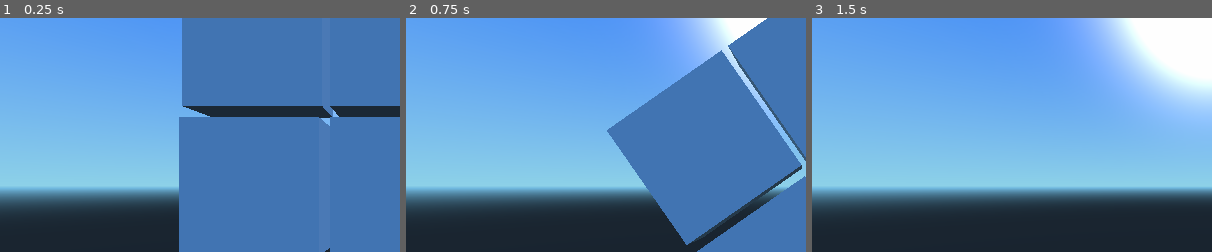
Above: before the commit, frames 1-3 (left to right).
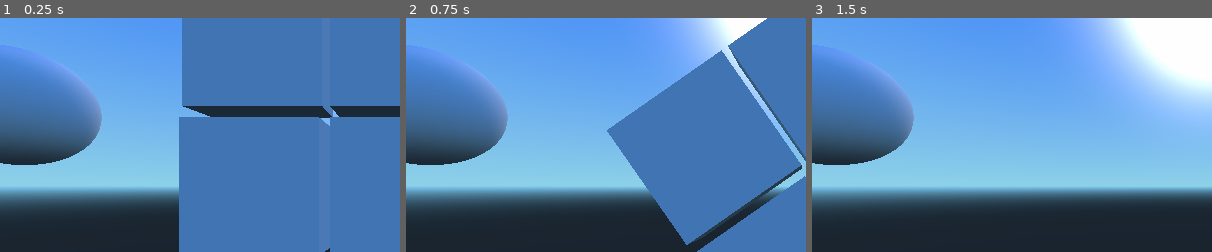
Above: after the commit, the same moments.

Repository: 9volt/ld43
Game: Godot game, scene res://joseph_play.tscn
Two runs of this game, one before a commit and one after it. Both use one fixed random seed, a clock stepped at 60 frames per second and the inputs below. The project has no main scene, so this scene is started directly.
Inputs:
- Up to frame 1 (0.25 s): no input
- Up to frame 2 (0.75 s): tap Enter at 0.5 s; hold D (translate_right) from 0.53 s (still down); hold E (rotate_clockwise) from 0.53 s (still down)
- Up to frame 3 (1.5 s): release D (translate_right) at 1.28 s; release E (rotate_clockwise) at 1.28 s; hold S (translate_down) from 1.28 s (still down); tap Q (rotate_widdershins) at 1.35 s
The pictures show only the part of the screen within x 0-50%, y 14-64%; the shares and areas given below are measured in that part.

The runs differ from the first frame. In frame 1, 9.2% of the frame differs, in the area x 0-26%, y 14-63%; in frame 2, 9.2%; in frame 3, 9.2%.

Commit message:
added fake astroid to play scene

Diff:
--- a/Component.gd
+++ b/Component.gd
@@ -20,4 +20,4 @@
 func _on_Component_body_entered(body):
 	hide()
 	emit_signal("hit")
-	CollisionShape.disabled = true
+	$CollisionShape.disabled = true
--- a/joseph_play.tscn
+++ b/joseph_play.tscn
@@ -1,6 +1,19 @@
-[gd_scene load_steps=2 format=2]
+[gd_scene load_steps=4 format=2]
 
 [ext_resource path="res://Ship.tscn" type="PackedScene" id=1]
+
+[sub_resource type="SphereMesh" id=1]
+
+custom_aabb = AABB( 0, 0, 0, 0, 0, 0 )
+radius = 1.0
+height = 2.0
+radial_segments = 64
+rings = 32
+is_hemisphere = false
+
+[sub_resource type="SphereShape" id=2]
+
+radius = 1.0
 
 [node name="Camera" type="Camera" index="0"]
 
@@ -23,3 +36,55 @@
 transform = Transform( 0.403048, 0, 0, 0, 0.403048, 0, 0, 0, 0.403048, 0, 0, -1.79914 )
 _sections_unfolded = [ "Angular", "Axis Lock", "Linear", "Transform", "Visibility" ]
 dampening = 0.8
+
+[node name="fastroid" type="RigidBody" parent="." index="1"]
+
+transform = Transform( 0.354878, 0, 0, 0, 0.354878, 0, 0, 0, 0.354878, -2.357, 0.491395, -1.78497 )
+input_ray_pickable = true
+input_capture_on_drag = false
+collision_layer = 1
+collision_mask = 1
+mode = 0
+mass = 1.0
+friction = 1.0
+bounce = 0.0
+gravity_scale = 0.0
+custom_integrator = false
+continuous_cd = false
+contacts_reported = 0
+contact_monitor = false
+sleeping = false
+can_sleep = true
+axis_lock_linear_x = false
+axis_lock_linear_y = false
+axis_lock_linear_z = false
+axis_lock_angular_x = false
+axis_lock_angular_y = false
+axis_lock_angular_z = false
+linear_velocity = Vector3( 0, 0, 0 )
+linear_damp = -1.0
+angular_velocity = Vector3( 0, 0, 0 )
+angular_damp = -1.0
+_sections_unfolded = [ "Transform" ]
+
+[node name="MeshInstance" type="MeshInstance" parent="fastroid" index="0"]
+
+layers = 1
+material_override = null
+cast_shadow = 1
+extra_cull_margin = 0.0
+use_in_baked_light = false
+lod_min_distance = 0.0
+lod_min_hysteresis = 0.0
+lod_max_distance = 0.0
+lod_max_hysteresis = 0.0
+mesh = SubResource( 1 )
+skeleton = NodePath("..")
+material/0 = null
+_sections_unfolded = [ "Transform" ]
+
+[node name="CollisionShape" type="CollisionShape" parent="fastroid" index="1"]
+
+shape = SubResource( 2 )
+disabled = false
+_sections_unfolded = [ "Transform" ]
